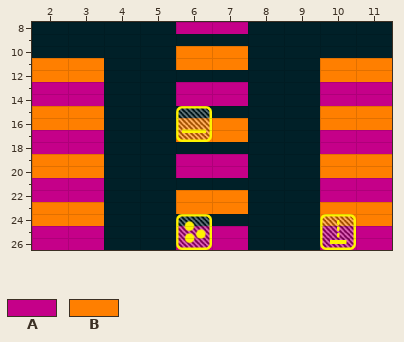
Two versions of a level (Tiled map, Impact/Impact.iOS/Content/Levels/level012.tmx). The picture above was drawn from the file before the commit.
Cells are 57x19 px. Shown: x 2..11, y 8..26.
Key: from "Bricks": A 2 "Brick-B1", B 6 "Brick-D1".
_ is an empty cell.
Layers that did not change in this view are not listed.
Layer "Bricks" before, first column x 2:
 8 ____A_____
 9 __________
10 __________
11 ____B_____
12 B_______B_
13 __________
14 A___A___A_
15 __________
16 B_______B_
17 ____B_____
18 A_______A_
19 __________
20 B___A___B_
21 __________
22 A_______A_
23 ____B_____
24 B_______B_
25 __________
26 A___A___A_
After:
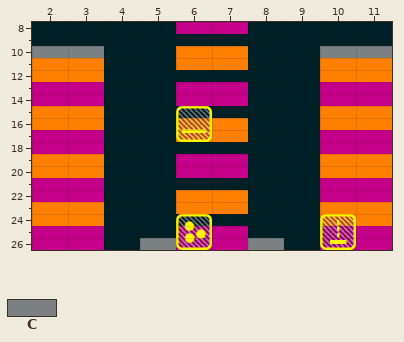
Further tiles: from "Bricks": C 18 "SmallBrick-E1".
Changes in this commit:
{"where": "layer \"Bricks\""}
{"y":10,"x":2,"old":"__","new":"CC"}
{"y":10,"x":10,"old":"__","new":"CC"}
{"y":26,"x":5,"old":"_","new":"C"}
{"y":26,"x":8,"old":"_","new":"C"}
